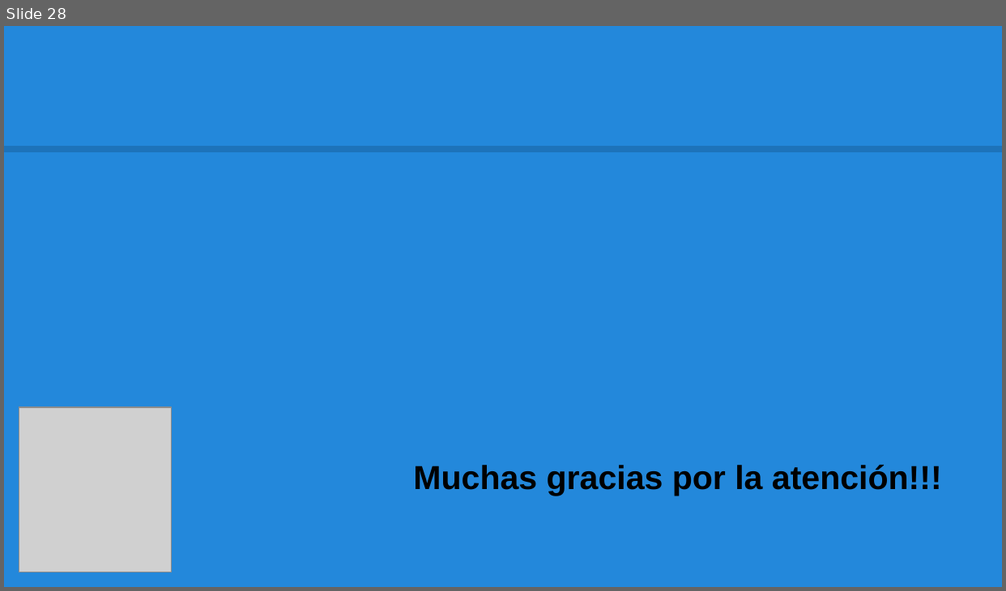
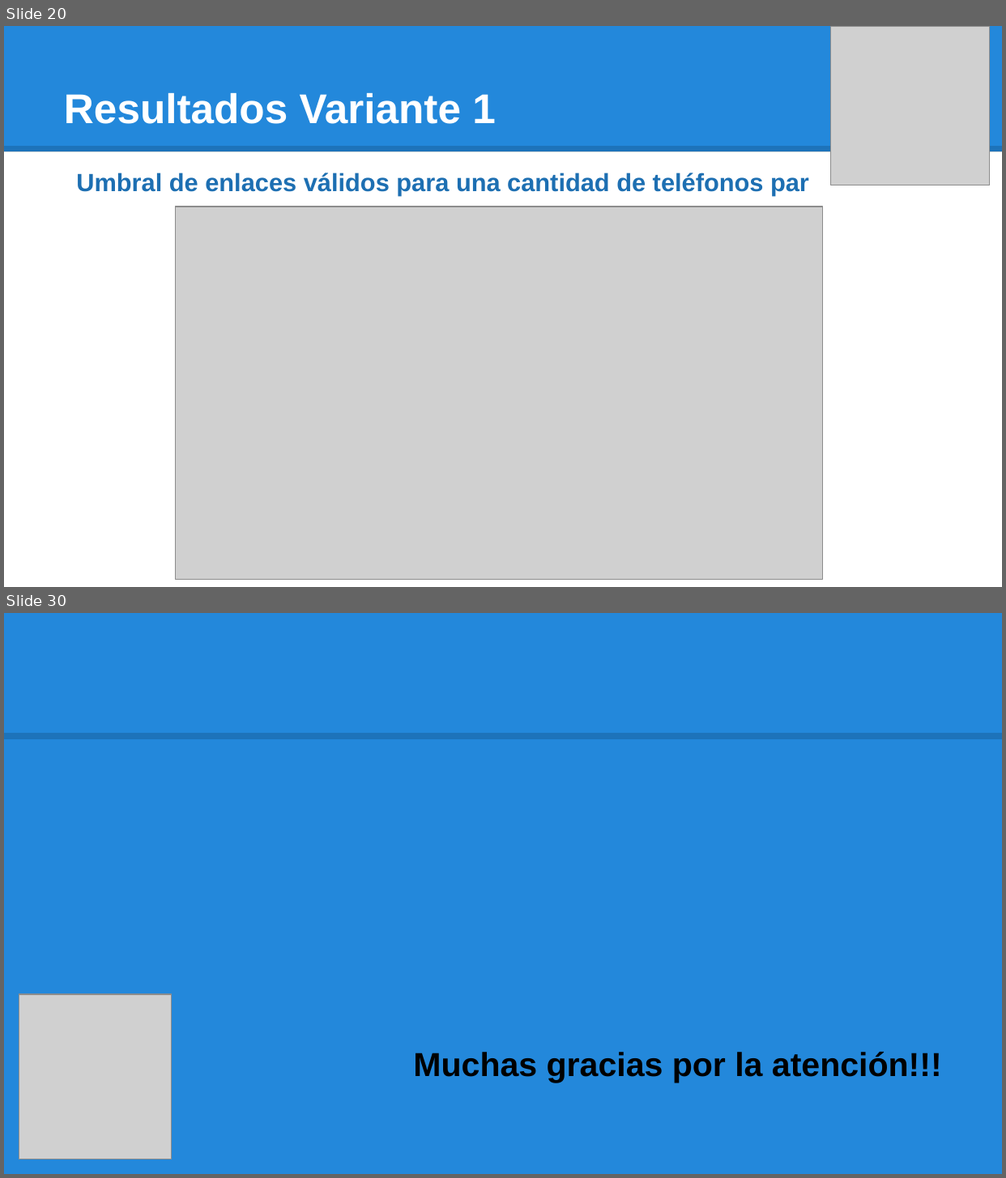
Before and after one commit to jampys/simulacion_informe, a slide deck: TF_SIMULACION_PRESENTACION.pptx. Shown one above the other, each under a label of ours: slide 28 before the commit, slides 20 and 30 after it; the slides between them are not shown. The pictures are 1006x591 and 1006x1178 pixels, drawn with LibreOffice and Linux fonts; fonts in the diff are those of the drawing; grey boxes stand for pictures. Boxes give left, top, right and bottom in pixels: in the first picture for what was removed or moved away, otherwise in the second. Text is boxed around its words. In the diff, an @@ line names an element or a change of style, - is before the commit and + after.

```diff
--- a/TF_SIMULACION_PRESENTACION.pptx
+++ b/TF_SIMULACION_PRESENTACION.pptx
@@ slide 20 added at [4,26,1002,587], background #FFFFFF; not listed: 1 template element that a slide beside it also shows @@
@@ rectangle added at [4,26,1002,152], fill #2388DB @@
@@ picture added at [830,26,989,185] @@
@@ title added at [64,92,496,124], 30 pt, text #FFFFFF, bold @@
+Resultados Variante 1
@@ text added at [76,173,809,196], 18 pt, text #1D6FB2, bold @@
+Umbral de enlaces válidos para una cantidad de teléfonos par
@@ picture added at [176,207,822,580] @@
@@ what was slide 28 is now slide 30 @@
```
Also in this commit, not shown: 4 slides changed, 24 other slides added, 23 slides removed.
